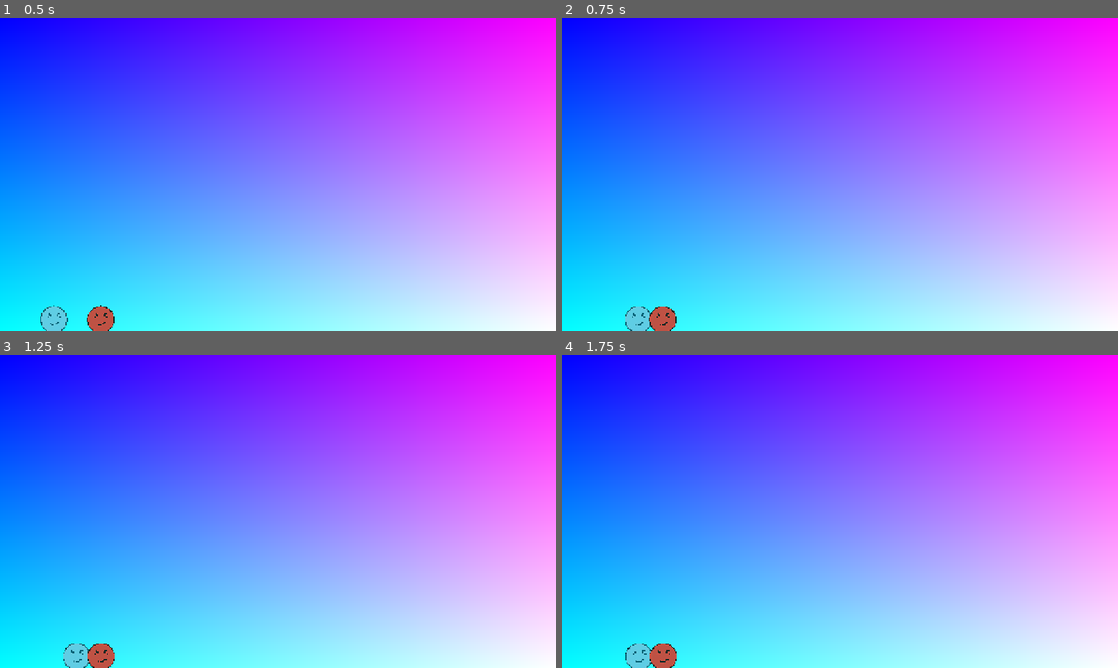
Above: before the commit, frames 1-4 (two rows, left to right).
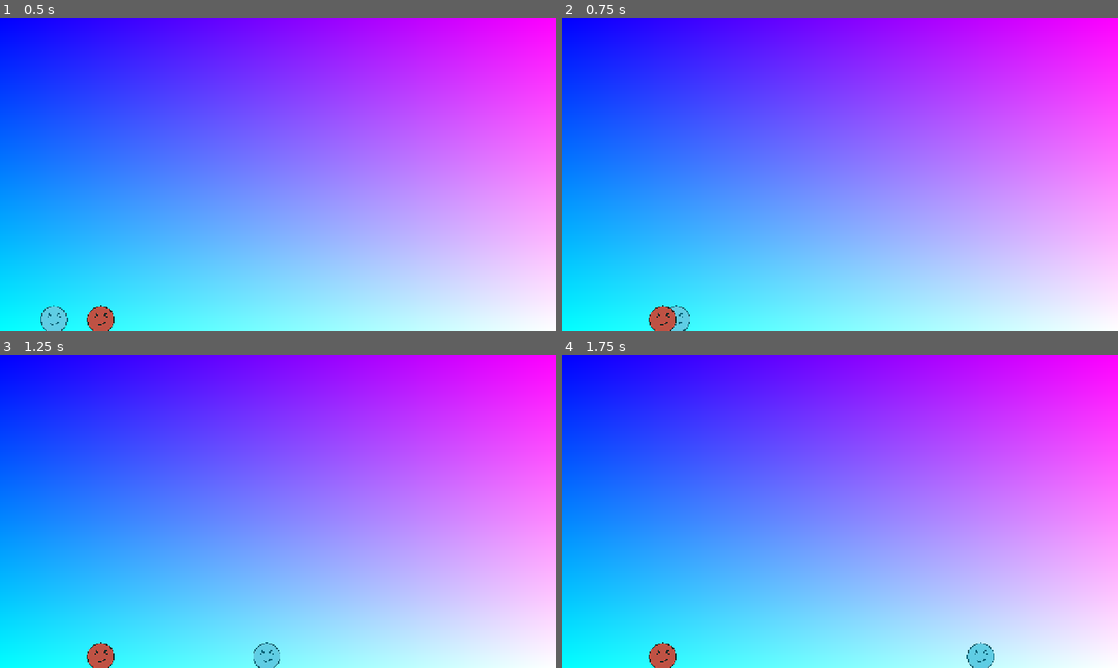
Above: after the commit, the same moments.

Repository: clem-maker/2-player
Game: Godot game, scene res://scens/main.tscn
Two runs of this game, one before a commit and one after it. Both use one fixed random seed, a clock stepped at 60 frames per second and the inputs below.
Inputs (mouse positions are in pixels of both pictures, inside the frame that each line leads up to):
- Up to frame 1 (0.5 s): no input
- Up to frame 2 (0.75 s): move the mouse to (962, 158) at 0.52 s; hold D (right) from 0.53 s (still down); click (962, 158) at 0.6 s
- Up to frame 3 (1.25 s): keep holding D (right); tap Space (jump) at 0.77 s
- Up to frame 4 (1.75 s): keep holding D (right); move the mouse to (728, 527) at 1.27 s; click (728, 527) at 1.35 s; tap Space (jump) at 1.52 s

Frame 1 is identical in both runs. In frame 2, 0.5% of the frame differs, in the area x 11-23%, y 91-100%; in frame 3, 0.7%; in frame 4, 0.7%, in the area x 11-78%, y 91-100%.

Commit message:
quit_button

Diff:
--- a/project.godot
+++ b/project.godot
@@ -13,8 +13,11 @@
 config/name="2player"
 run/main_scene="uid://dynmp54cj4ll6"
 config/features=PackedStringArray("4.7", "Mobile")
-run/max_fps=20
 config/icon="uid://b1a7ohfwxfvdo"
+
+[autoload]
+
+Global="*uid://dvx8c5haon873"
 
 [display]
 
@@ -75,6 +78,16 @@
 "events": [Object(InputEventKey,"resource_local_to_scene":false,"resource_name":"","device":-1,"window_id":0,"alt_press …(195 unchanged characters)…
 ]
 }
+quit={
+"deadzone": 0.2,
+"events": [Object(InputEventKey,"resource_local_to_scene":false,"resource_name":"","device":-1,"window_id":0,"alt_pressed":false,"shift_pressed":false,"ctrl_pressed":false,"meta_pressed":false,"pressed":false,"keycode":0,"physical_keycode":4194305,"key_label":0,"unicode":0,"location":0,"echo":false,"script":null)
+]
+}
+
+[layer_names]
+
+2d_physics/layer_1="Player"
+2d_physics/layer_3="left"
 
 [physics]
 
--- a/scens/main.tscn
+++ b/scens/main.tscn
@@ -36,18 +36,26 @@
 
 [node name="bottom" parent="barriers" unique_id=1881016505 instance=ExtResource("1_0xm2m")]
 position = Vector2(640, 722)
+collision_layer = 7
+collision_mask = 7
 
 [node name="decke" type="StaticBody2D" parent="barriers" unique_id=1505408036]
+collision_layer = 7
+collision_mask = 7
 
 [node name="CollisionShape2D" type="CollisionShape2D" parent="barriers/decke" unique_id=1636938468]
 shape = SubResource("WorldBoundaryShape2D_tpb3x")
 
 [node name="left" type="StaticBody2D" parent="barriers" unique_id=59010575]
+collision_layer = 7
+collision_mask = 7
 
 [node name="CollisionShape2D" type="CollisionShape2D" parent="barriers/left" unique_id=987784668]
 shape = SubResource("WorldBoundaryShape2D_ftwe8")
 
 [node name="right" type="StaticBody2D" parent="barriers" unique_id=239274897]
+collision_layer = 7
+collision_mask = 7
 
 [node name="CollisionShape2D" type="CollisionShape2D" parent="barriers/right" unique_id=783492271]
 position = Vector2(1280, 0)
--- a/scens/player-blau.tscn
+++ b/scens/player-blau.tscn
@@ -10,8 +10,12 @@
 [sub_resource type="ShaderMaterial" id="ShaderMaterial_twkg6"]
 shader = ExtResource("2_txxrp")
 
+[sub_resource type="CircleShape2D" id="CircleShape2D_tpb3x"]
+radius = 16.0
+
 [node name="player_blau" type="CharacterBody2D" unique_id=827101590]
 scale = Vector2(2, 2)
+collision_mask = 6
 script = ExtResource("1_s1jd5")
 
 [node name="CollisionShape2D" type="CollisionShape2D" parent="." unique_id=237866715]
@@ -22,3 +26,8 @@
 texture_filter = 1
 material = SubResource("ShaderMaterial_twkg6")
 texture = ExtResource("3_l23qj")
+
+[node name="is_catched" type="Area2D" parent="." unique_id=84031257]
+
+[node name="CollisionShape2D" type="CollisionShape2D" parent="is_catched" unique_id=2100756992]
+shape = SubResource("CircleShape2D_tpb3x")
--- a/scens/player_rot.tscn
+++ b/scens/player_rot.tscn
@@ -13,13 +13,14 @@
 
 [node name="player_rot" type="CharacterBody2D" unique_id=1054043953]
 scale = Vector2(2, 2)
+collision_mask = 6
 script = ExtResource("1_5mur7")
 
 [node name="CollisionShape2D" type="CollisionShape2D" parent="." unique_id=2145199454]
 visible = false
 shape = SubResource("CircleShape2D_85u3v")
 
-[node name="PlayerBlau" type="Sprite2D" parent="." unique_id=1373072219]
+[node name="Playerred" type="Sprite2D" parent="." unique_id=1373072219]
 texture_filter = 1
 material = SubResource("ShaderMaterial_i6x6i")
 texture = ExtResource("1_usbiq")
--- /dev/null
+++ b/scribte/globals/Global.gd
@@ -0,0 +1,6 @@
+extends Node
+
+
+func _input(_event: InputEvent) -> void:
+	if Input.is_action_just_pressed("quit"):
+		get_tree().quit(0)
--- a/scribte/player.gd
+++ b/scribte/player.gd
@@ -14,7 +14,7 @@
 const states_avalibile : Array = ["default" , "jumping"]
 var state = "default"
 
-func is_state_default(state)->bool:
+func is_state_default()->bool:
 	if is_on_floor():
 		return true
 	else:
--- a/scribte/player_blue.gd
+++ b/scribte/player_blue.gd
@@ -1 +1,2 @@
 extends player_scribt
+# blue has to catch red
Not shown, added: scribte/globals/Global.gd.uid
